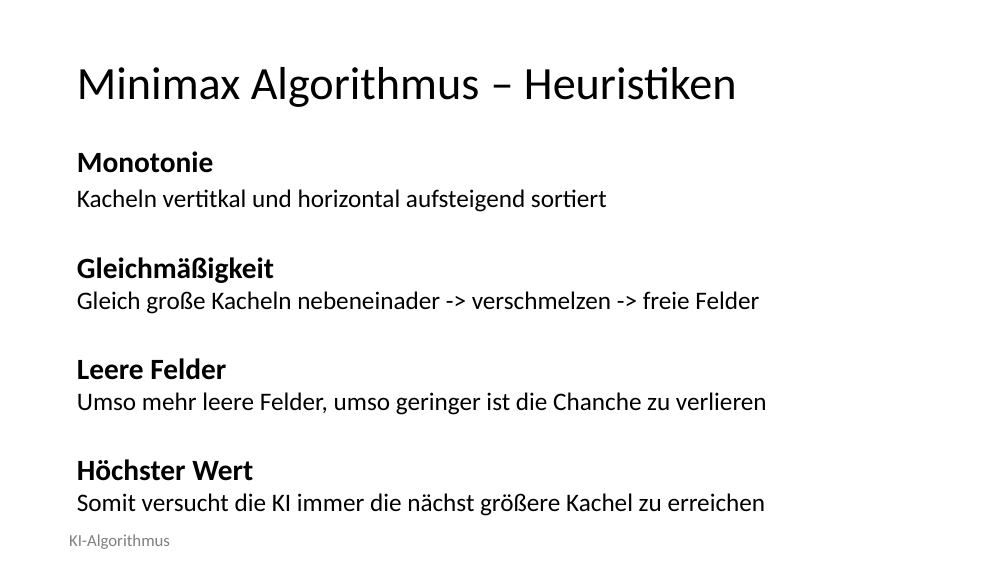
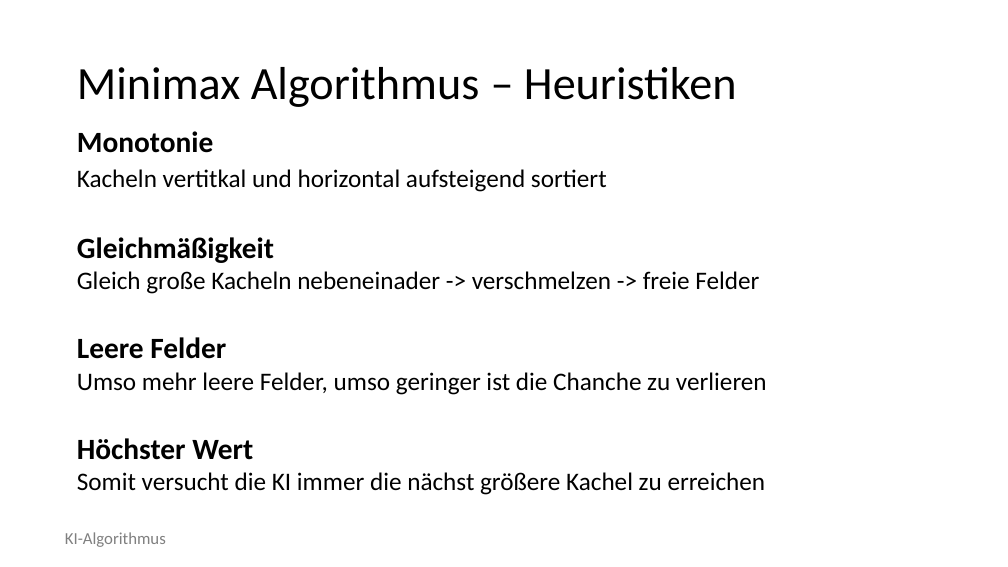
Before and after one commit to semklauke/2048, a slide deck: slide 9 of documentation/Presentation.pptx. Drawn at 1008x567 pixels with LibreOffice and Linux fonts; fonts in the diff are those of the drawing; background and template pictures are left out. Boxes give left, top, right and bottom in pixels: in the first picture for what was removed or moved away, otherwise in the second. Text is boxed around its words. In the diff, an @@ line names an element or a change of style, - is before the commit and + after.

```diff
--- a/documentation/Presentation.pptx
+++ b/documentation/Presentation.pptx
@@ text "Monotonie": place and size @@
-text "Monotonie" at (77, 151, 767, 516)
+text "Monotonie" at (77, 131, 767, 495)
@@ text "KI-Algorithmus": place and size @@
-text "KI-Algorithmus" at (69, 534, 170, 549)
+text "KI-Algorithmus" at (65, 532, 166, 547)
```
Also in this commit, not shown: 14 other slides changed, 1 other file.
